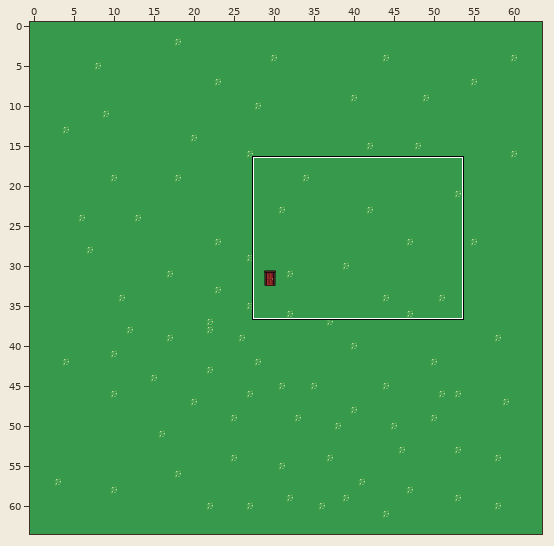
A Tiled map (JSON) gets an edit: assets/tmj/outside2.tmj. The picture above shows the old version from afar; the outline marks the close-up.
Close-up. Old version:
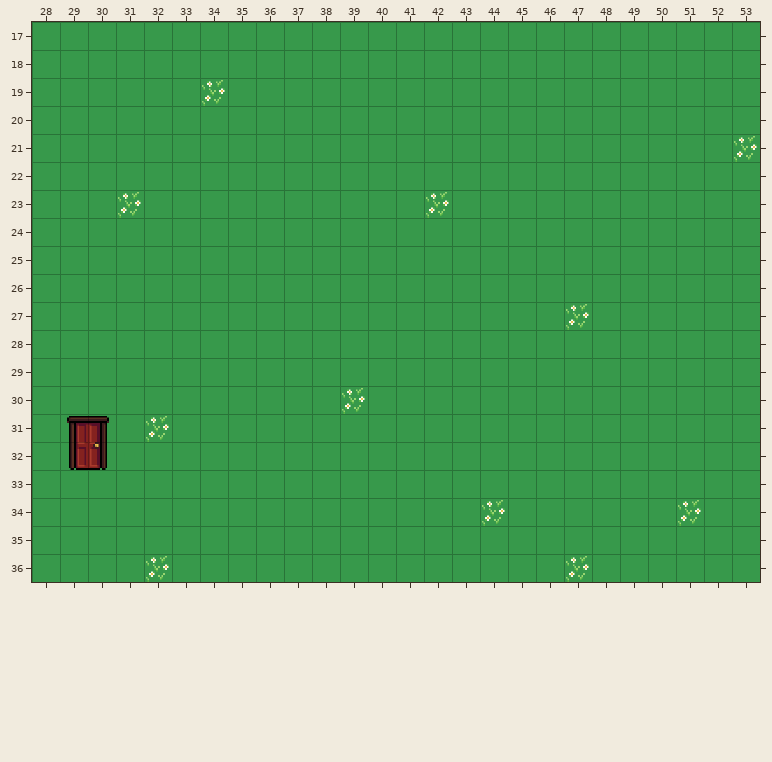
Cells are 32x32 px. Shown: x 28..53, y 17..36. The commit also changed other parts of the map, which this record leaves out.
After:
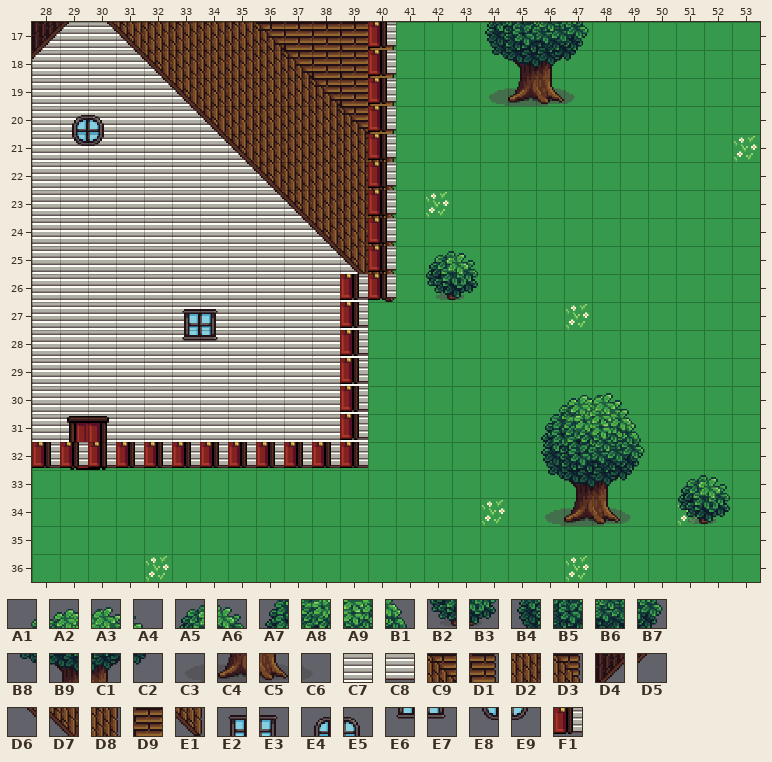
Key: from "pixellands": A1 110, A2 111, A3 112, A4 113, A5 114, A6 115, A7 142, A8 143, A9 144, B1 145, B2 146, B3 147, B4 174, B5 175, B6 176, B7 177, B8 206, B9 207, C1 208, C2 209, C3 238, C4 239, C5 240, C6 241, C7 372, C8 451, C9 554, D1 555, D2 580, D3 587, D4 609, D5 610, D6 611, D7 612, D8 613, D9 619, E1 645, E2 836, E3 837, E4 838, E5 839, E6 868, E7 869, E8 870, E9 871, F1 985.
__ is an empty cell.
Tiles of an added or newly shown layer are drawn over the layers below it.
Author's note on the commit: outside map updated w/collision,objects
Edits made:
Layer "building1" (added):
y 17: x 28..31 __ __ __ __ -> C7 C7 C7 C7; x 44..47 __ __ __ __ -> B4 B5 B6 B7
y 18: x 28..32 __ __ __ __ __ -> C7 C7 C7 C7 C7; x 44..47 __ __ __ __ -> B8 B9 C1 C2
y 19: x 28..33 __ __ __ __ __ __ -> C7 C7 C7 C7 C7 C7; x 44..47 __ __ __ __ -> C3 C4 C5 C6
y 20: x 28..34 __ __ __ __ __ __ __ -> C7 C7 C7 C7 C7 C7 C7
y 21: x 28..35 __ __ __ __ __ __ __ __ -> C7 C7 C7 C7 C7 C7 C7 C7
y 22: x 28..36 __ __ __ __ __ __ __ __ __ -> C7 C7 C7 C7 C7 C7 C7 C7 C7
y 23: x 28..37 __ __ __ __ __ __ __ __ __ __ -> C7 C7 C7 C7 C7 C7 C7 C7 C7 C7
y 24: x 28..38 __ __ __ __ __ __ __ __ __ __ __ -> C7 C7 C7 C7 C7 C7 C7 C7 C7 C7 C7
y 25: x 28..39 __ __ __ __ __ __ __ __ __ __ __ __ -> C7 C7 C7 C7 C7 C7 C7 C7 C7 C7 C7 C7; x 42..43 __ __ -> A5 A6
y 26: x 28..39 __ __ __ __ __ __ __ __ __ __ __ __ -> C7 C7 C7 C7 C7 C7 C7 C7 C7 C7 C7 C7; x 42..43 __ __ -> B2 B3
y 27..29: x 28..39 __ __ __ __ __ __ __ __ __ __ __ __ -> C7 C7 C7 C7 C7 C7 C7 C7 C7 C7 C7 C7
y 30: x 28..39 __ __ __ __ __ __ __ __ __ __ __ __ -> C7 C7 C7 C7 C7 C7 C7 C7 C7 C7 C7 C7; x 46..49 __ __ __ __ -> A1 A2 A3 A4
y 31: x 28..39 __ __ __ __ __ __ __ __ __ __ __ __ -> C7 C7 C7 C7 C7 C7 C7 C7 C7 C7 C7 C7; x 46..49 __ __ __ __ -> A7 A8 A9 B1
y 32: x 28..39 __ __ __ __ __ __ __ __ __ __ __ __ -> C8 C8 C8 C8 C8 C8 C8 C8 C8 C8 C8 C8; x 46..49 __ __ __ __ -> B4 B5 B6 B7
y 33: x 46..49 __ __ __ __ -> B8 B9 C1 C2; x 51..52 __ __ -> A5 A6
y 34: x 46..49 __ __ __ __ -> C3 C4 C5 C6; x 51..52 __ __ -> B2 B3
Layer "building2":
y 17: x 28..40 __ __ __ __ __ __ __ __ __ __ __ __ __ -> D4 D5 D6 D7 D2 D2 D2 D2 C9 D9 D9 D9 D1
y 18: x 28 __ -> D5; x 31..40 __ __ __ __ __ __ __ __ __ __ -> D6 D7 D2 D2 D2 D2 C9 D9 D9 D1
y 19: x 32..40 __ __ __ __ __ __ __ __ __ -> D6 D7 D2 D2 D2 D2 C9 D9 D1
y 20: x 29..30 __ __ -> E4 E5; x 33..40 __ __ __ __ __ __ __ __ -> D6 D7 D2 D2 D2 D2 C9 D1
y 21: x 29..30 __ __ -> E8 E9; x 34..40 __ __ __ __ __ __ __ -> D6 D7 D2 D2 D2 D2 D3
y 22: x 35..40 __ __ __ __ __ __ -> D6 D7 D2 D2 D2 D8
y 23: x 36..40 __ __ __ __ __ -> D6 D7 D2 D2 D8
y 24: x 37..40 __ __ __ __ -> D6 D7 D2 D8
y 25: x 38..40 __ __ __ -> D6 D7 D8
y 26: x 39..40 __ __ -> D6 E1
y 27: x 33..34 __ __ -> E2 E3
y 28: x 33..34 __ __ -> E6 E7
Layer "collision":
y 17..25: x 40 __ -> F1
y 26: x 39..40 __ __ -> F1 F1
y 27..31: x 39 __ -> F1
y 32: x 28..39 __ __ __ __ __ __ __ __ __ __ __ __ -> F1 F1 F1 F1 F1 F1 F1 F1 F1 F1 F1 F1
